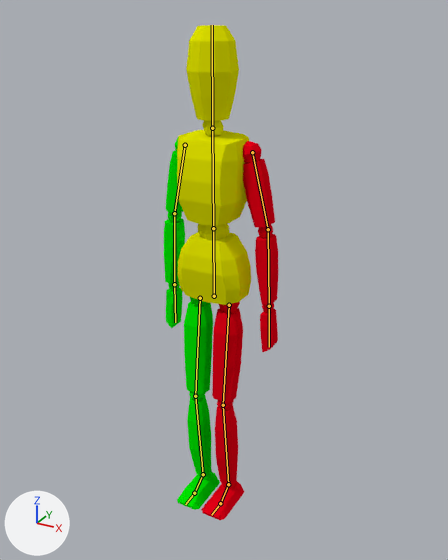
A saved change to the Blender file Growing Flower Game/Assets/demo_character_model/demo_model.blend.
Camera for both pictures: a 50 mm lens placed at (0.981, -1.711, 1.796), pointed at (-0.008, 0.087, 0.897). The axes (+X, +Y, +Z) are drawn at lower left. The lights are the same throughout. The bones that bend it are drawn over the model as lines.
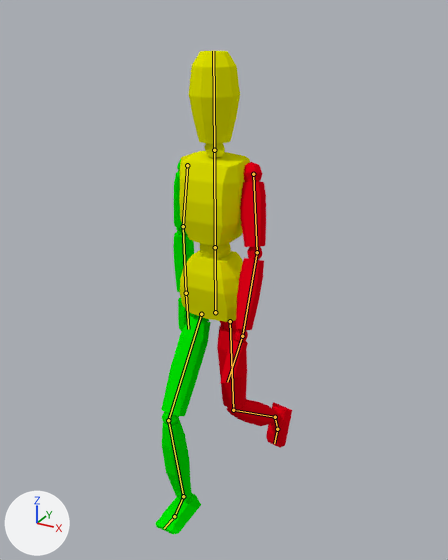
The newer file adds an action. The first version stands in its rest pose; the second is drawn at frame 15 of the action 'Walk'.

Boxes [x1, y1, x2, y2] around the edits, measured in the pictures (448 x 560 px):
```json
{"object": "Cube", "change": "posed", "before": [164, 25, 278, 520], "after": [156, 51, 292, 534], "on screen": "19% wider"}
{"bone": "Hip", "before": "(214, 296) to (213, 228)", "after": "(215, 312) to (215, 247)"}
{"bone": "UpperArm.L", "before": "(252, 152) to (268, 229)", "after": "(253, 174) to (257, 252)"}
{"bone": "LowerArm.L", "before": "(268, 229) to (269, 306)", "after": "(257, 252) to (242, 336)"}
{"bone": "Hand.L", "before": "(269, 306) to (269, 347)", "after": "(242, 336) to (227, 382)"}
{"bone": "UpperArm.R", "before": "(185, 145) to (174, 213)", "after": "(187, 165) to (183, 226)"}
{"bone": "LowerArm.R", "before": "(174, 213) to (174, 284)", "after": "(183, 226) to (186, 293)"}
{"bone": "Foot.L", "before": "(228, 484) to (220, 503)", "after": "(275, 417) to (277, 429)"}
```

The change, as JSON lines over the scene's bpy script:
```json
{"block": "bone_hip", "where": "bone_hip = bpy.data.objects['Armature'].pose.bones['Hip']  # child of 'Root'"}
{"op": "set", "path": "bone_hip.location", "old": "(0.0, -0.003, 0.0)", "new": "(-0.001, -0.076, -0.015)"}
{"block": "bone_upperarm_l", "where": "bone_upperarm_l = bpy.data.objects['Armature'].pose.bones['UpperArm.L']  # child of 'Spine'"}
{"op": "set", "path": "bone_upperarm_l.rotation_quaternion", "old": "(0.785, -0.108, 0.0, -0.61)", "new": "(0.766, -0.023, -0.109, -0.633)", "note": "degrees (-10, -8, -75) -> degrees (6, -11, -80)"}
{"block": "bone_lowerarm_l", "where": "bone_lowerarm_l = bpy.data.objects['Armature'].pose.bones['LowerArm.L']  # child of 'UpperArm.L'"}
{"op": "set", "path": "bone_lowerarm_l.rotation_quaternion", "old": "(0.998, -0.012, 0.0, -0.066)", "new": "(0.995, 0.064, -0.007, -0.071)", "note": "degrees (-1, 0, -8) -> degrees (7, 0, -8)"}
{"block": "bone_hand_l", "where": "bone_hand_l = bpy.data.objects['Armature'].pose.bones['Hand.L']  # child of 'LowerArm.L'"}
{"op": "set", "path": "bone_hand_l.rotation_quaternion", "old": "(1.0, 0.0, 0.0, 0.0)", "new": "(0.998, -0.011, 0.0, -0.062)", "note": "degrees (0, 0, 0) -> degrees (-1, 0, -7)"}
{"block": "bone_upperarm_r", "where": "bone_upperarm_r = bpy.data.objects['Armature'].pose.bones['UpperArm.R']  # child of 'Spine'"}
{"op": "set", "path": "bone_upperarm_r.rotation_quaternion", "old": "(0.775, -0.111, 0.0, 0.622)", "new": "(0.775, -0.169, -0.076, 0.604)", "note": "degrees (-10, 8, 77) -> degrees (-21, 5, 75)"}
{"block": "bone_lowerarm_r", "where": "bone_lowerarm_r = bpy.data.objects['Armature'].pose.bones['LowerArm.R']  # child of 'UpperArm.R'"}
{"op": "set", "path": "bone_lowerarm_r.rotation_quaternion", "old": "(0.998, -0.01, 0.0, 0.059)", "new": "(0.995, 0.056, 0.007, 0.086)", "note": "degrees (-1, 0, 7) -> degrees (6, 0, 10)"}
{"block": "bone_foot_l", "where": "bone_foot_l = bpy.data.objects['Armature'].pose.bones['Foot.L']  # child of 'LowerLeg.L'"}
{"op": "set", "path": "bone_foot_l.rotation_quaternion", "old": "(1.0, 0.0, 0.0, 0.0)", "new": "(0.802, -0.586, 0.089, 0.075)", "note": "degrees (0, 0, 0) -> degrees (-72, 13, 1)"}
{"block": "bone_leg_ik_l", "where": "bone_leg_ik_l = bpy.data.objects['Armature'].pose.bones['Leg_IK.L']  # child of 'Root'"}
{"op": "set", "path": "bone_leg_ik_l.location", "old": "(0.0, 0.0, 0.0)", "new": "(-0.018, 0.37, 0.106)"}
{"op": "set", "path": "bone_leg_ik_l.rotation_quaternion", "old": "(1.0, 0.0, 0.0, 0.0)", "new": "(0.899, 0.394, 0.0, 0.192)", "note": "degrees (0, 0, 0) -> degrees (46, -9, 20)"}
{"block": "bone_leg_ik_r", "where": "bone_leg_ik_r = bpy.data.objects['Armature'].pose.bones['Leg_IK.R']  # child of 'Root'"}
{"op": "set", "path": "bone_leg_ik_r.location", "old": "(0.0, 0.0, 0.0)", "new": "(-0.003, -0.142, -0.006)"}
```
